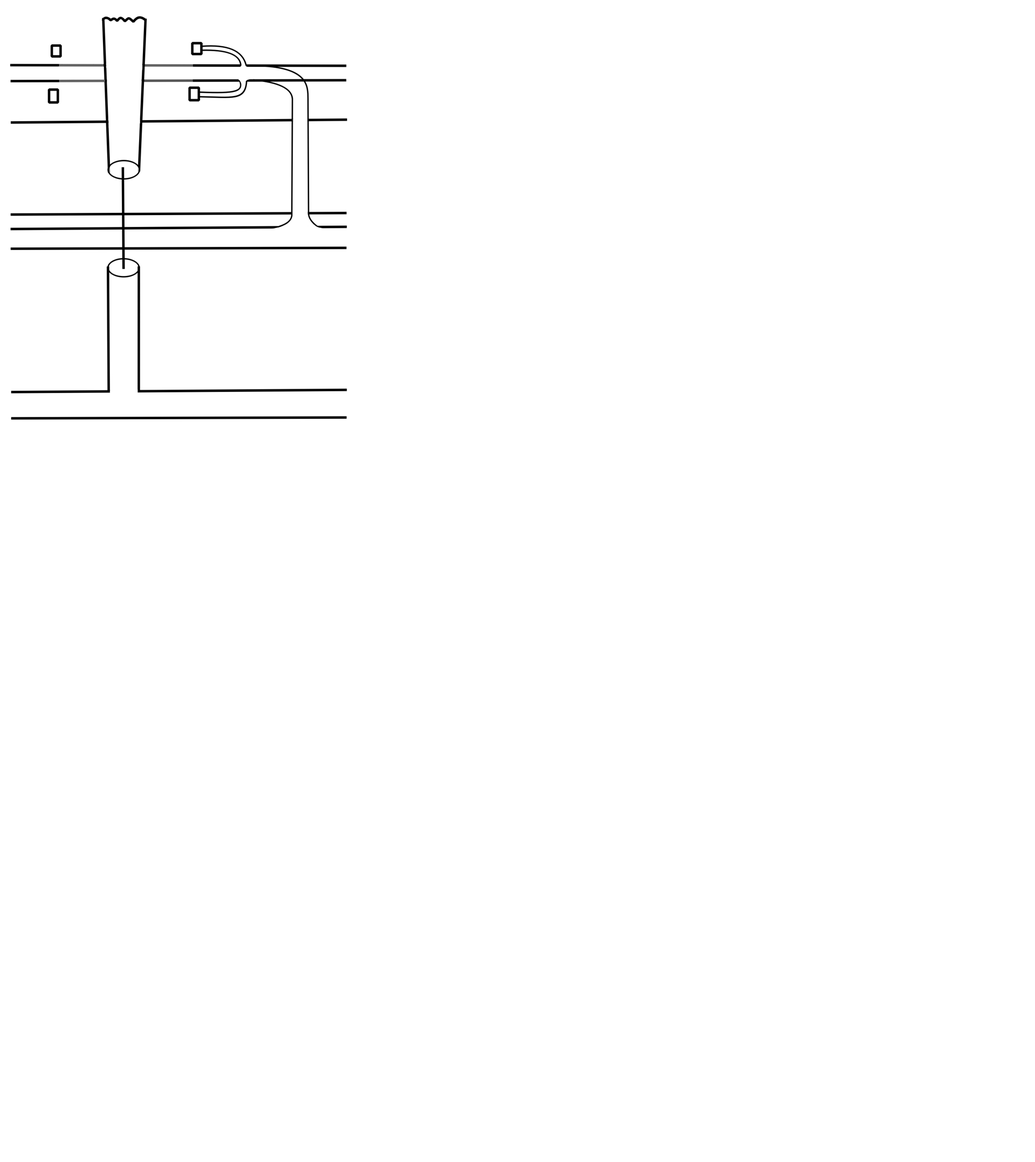
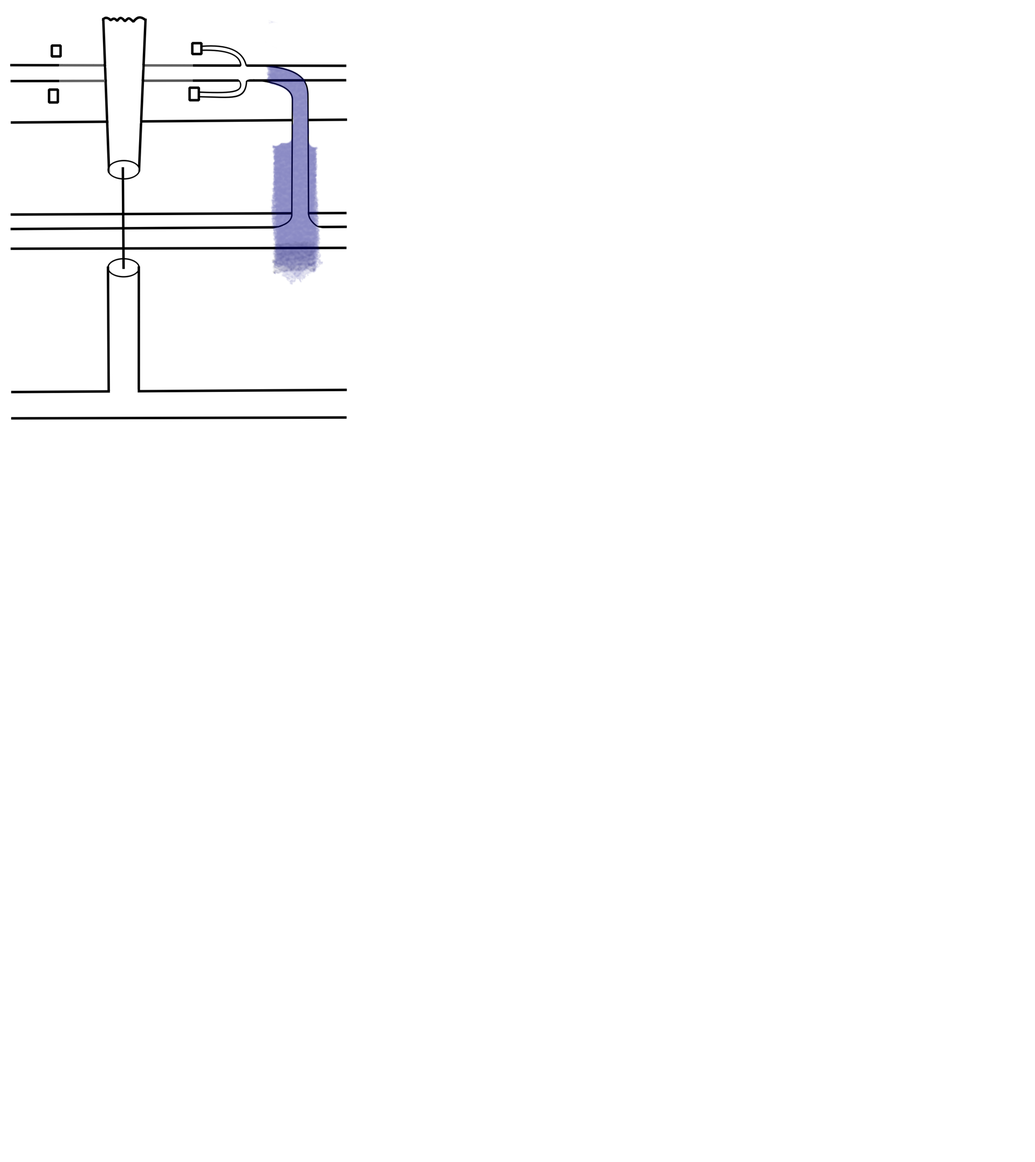
Layered file, before and after one edit (1035x1162). Changes by layer:
added group "colors" with 1 layers above "outlines" over box(265, 19, 324, 286)
added layer "pipes" in group "colors" over box(265, 19, 324, 286)
